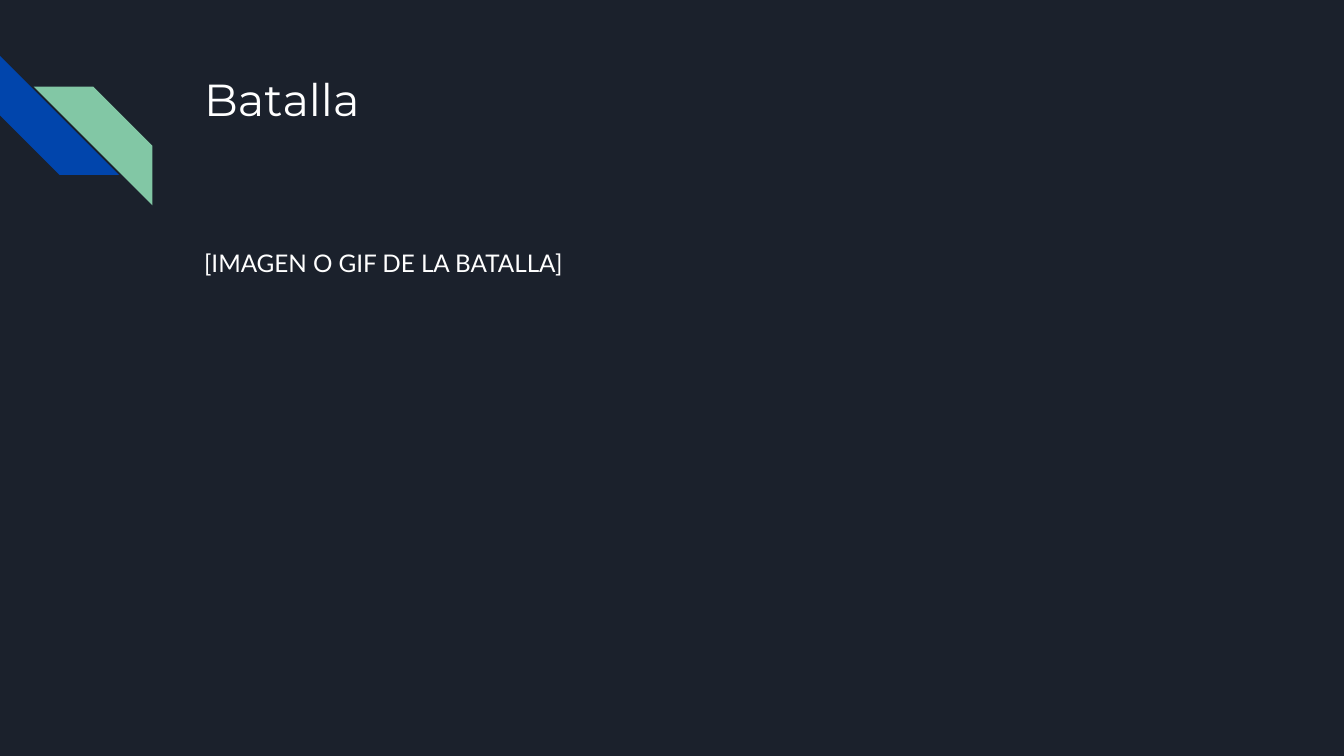
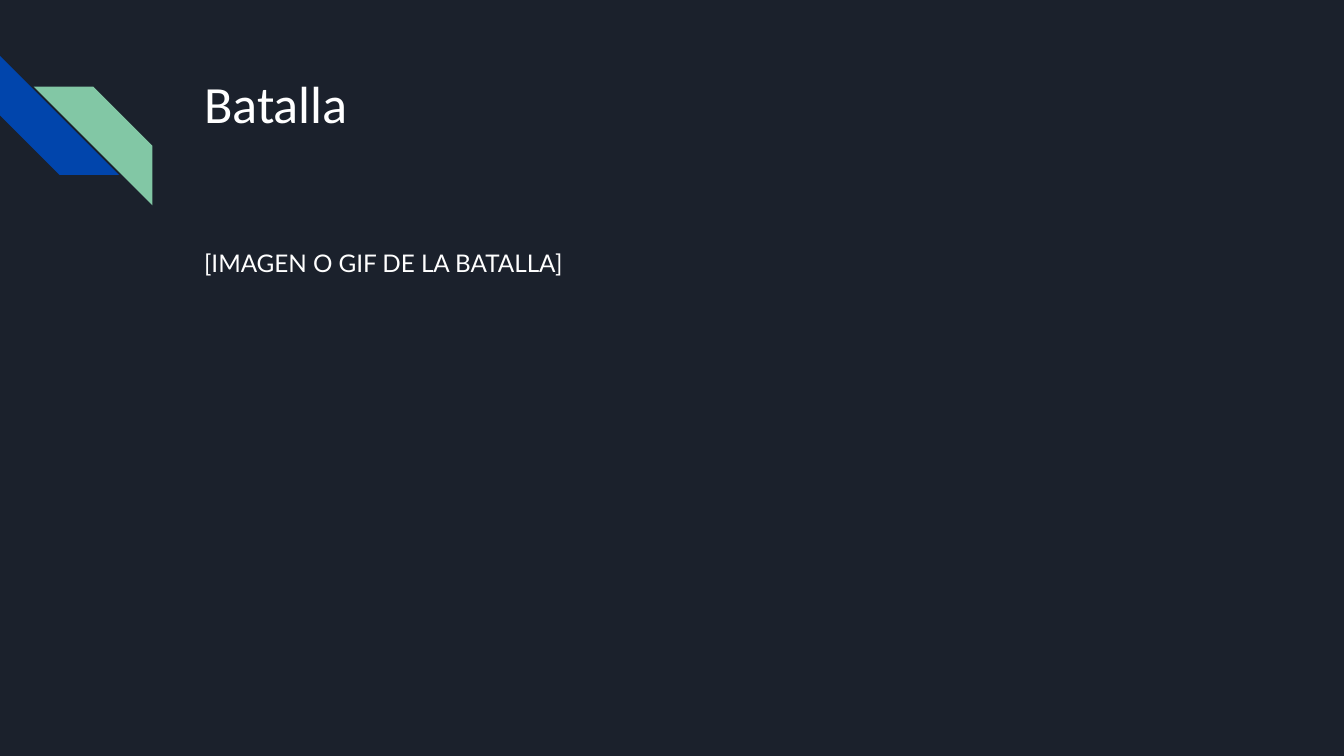
Before and after one commit to broxigar91/TFG, a slide deck: slide 8 of TFG.pptx (slide 4 before the commit). Drawn at 1344x756 pixels with LibreOffice and Linux fonts; fonts in the diff are those of the drawing. Boxes give left, top, right and bottom in pixels: in the first picture for what was removed or moved away, otherwise in the second. Text is boxed around its words. In the diff, an @@ line names an element or a change of style, - is before the commit and + after.

```diff
--- a/TFG.pptx
+++ b/TFG.pptx
@@ title "Batalla" at [204,86,348,124]: size 24 to 28 pt, font Montserrat to Calibri @@
```
Also in this commit, not shown: 10 other slides changed, 4 slides added, 4 slides removed.
